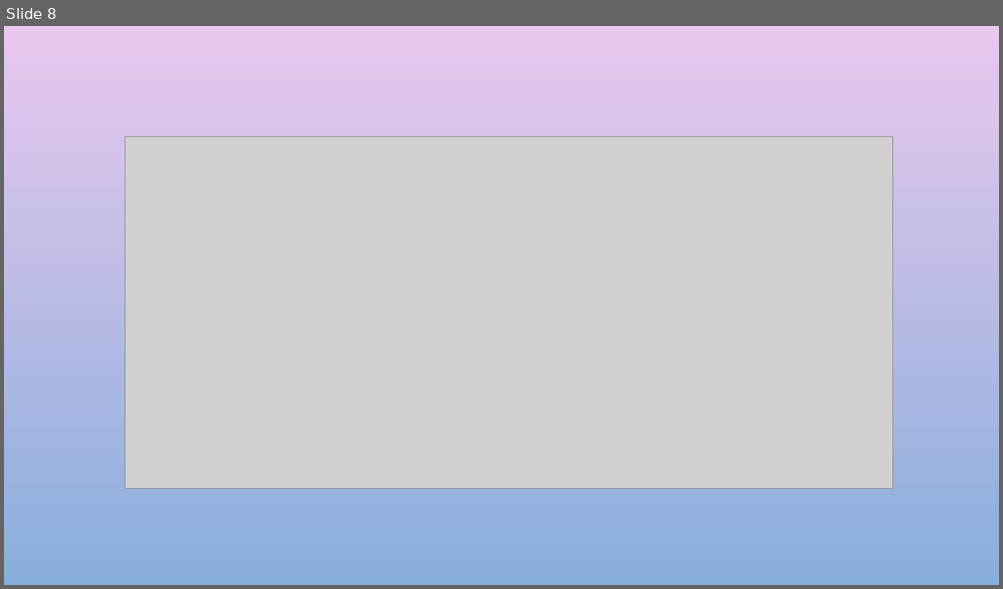
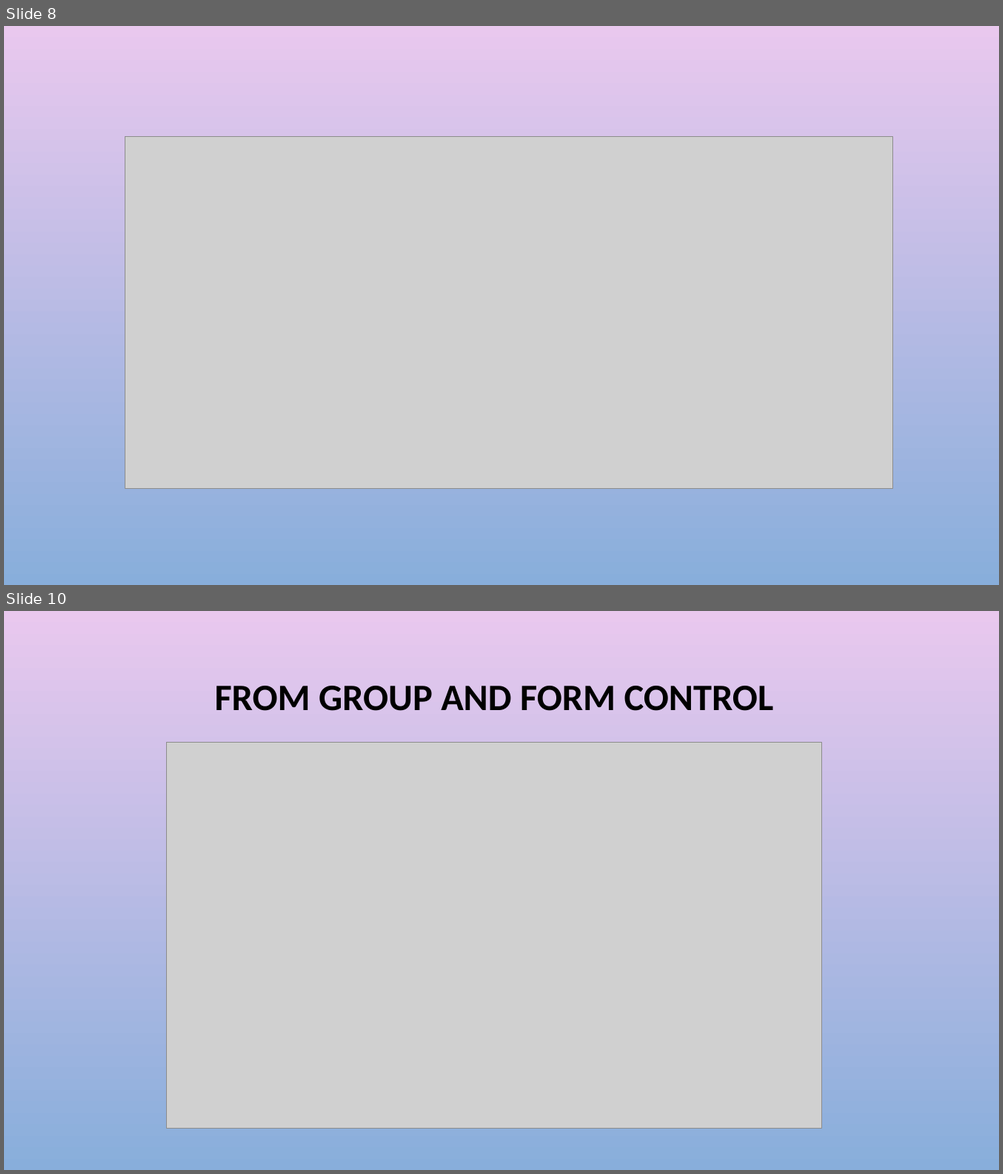
Before and after one commit to harikatakam/angular-forms, a slide deck: Reactive forms.pptx. Shown one above the other, each under a label of ours: slide 8 before the commit, slides 8 and 10 after it; the slides between them are not shown. The pictures are 1003x589 and 1003x1174 pixels, drawn with LibreOffice and Linux fonts; fonts in the diff are those of the drawing; grey boxes stand for pictures; background and template pictures are left out. Boxes give left, top, right and bottom in pixels: in the first picture for what was removed or moved away, otherwise in the second. Text is boxed around its words. In the diff, an @@ line names an element or a change of style, - is before the commit and + after.

```diff
--- a/Reactive forms.pptx
+++ b/Reactive forms.pptx
@@ slide 10 added at bbox=[4, 611, 999, 1170], background picture (left out) @@
@@ title added at bbox=[215, 686, 774, 711], 36 pt, text #000000, bold @@
+FROM GROUP AND FORM CONTROL
@@ picture added at bbox=[166, 742, 822, 1128] @@
```
Also in this commit, not shown: 2 slides changed, 3 other slides added, 1 slide removed, 2 other files.
